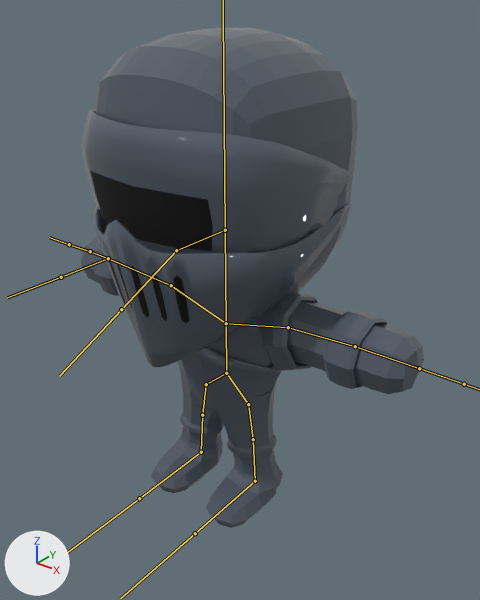
The FBX model Assets/FBX/Player/KnightDungeonCrawler.fbx: old version first, new version second.
Rendered twice from a 50 mm camera at (1.107, -1.32, 1.496) aimed at (0.057, -0.007, 0.682). Arrows for +X, +Y and +Z are at lower left; the lights stay in place. The bones that bend it are drawn over the model as lines.

Names of what the first picture shows: 'Armor', 'Body'.
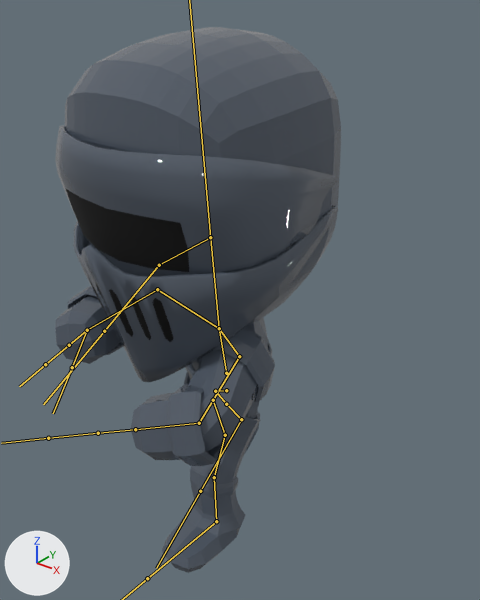
The newer file adds an action. The first version stands in its rest pose; the second is drawn at frame 30 of the action 'Block'.

Where the change shows, as pixel boxes (x1, y1, x2, y2) in the pictures (480 x 600 px):
'Armor', posed (17% narrower, 9% taller)
    before: (80, 28, 424, 491)
    after: (55, 27, 341, 533)
'Body', posed
    before: (151, 432, 278, 528)
    after: (162, 365, 260, 573)
bone 'Bone', root to tip
    before: (226, 373) to (226, 323)
    after: (226, 373) to (219, 328)
bone 'Bone.001', root to tip
    before: (226, 323) to (225, 230)
    after: (219, 328) to (210, 237)
bone 'Bone.006.L', root to tip
    before: (288, 327) to (355, 346)
    after: (239, 356) to (199, 423)
bone 'Bone.007.L', root to tip
    before: (355, 346) to (419, 368)
    after: (199, 423) to (135, 429)
bone 'Bone.005.R', root to tip
    before: (226, 323) to (171, 285)
    after: (219, 328) to (157, 289)
bone 'Bone.006.R', root to tip
    before: (171, 285) to (108, 258)
    after: (157, 289) to (87, 330)
bone 'Bone.007.R', root to tip
    before: (108, 258) to (90, 251)
    after: (87, 330) to (69, 345)
bone 'Bone.009.L', root to tip
    before: (226, 373) to (248, 404)
    after: (213, 400) to (225, 435)
bone 'Bone.011.L', root to tip
    before: (253, 439) to (255, 481)
    after: (214, 477) to (216, 521)
bone 'Bone.009.R', root to tip
    before: (226, 373) to (206, 384)
    after: (226, 390) to (215, 391)

The edits, one by one:
Bone 'Bone' (bone_bone) turns from (0, 0, 0) to (13, -33, -7) degrees about its own x, y and z.
Bone 'Bone.001' (bone_bone_001) turns from (0, 0, 0) to (-5, 33, 0) degrees about its own x, y and z.
Bone 'Bone.006.L' (bone_bone_006_l) turns from (0, 0, 0) to (49, 12, -15) degrees about its own x, y and z.
Bone 'Bone.007.L' (bone_bone_007_l) turns from (0, 0, 0) to (66, -8, -26) degrees about its own x, y and z.
Bone 'Bone.005.R' (bone_bone_005_r) turns from (0, 0, 0) to (37, 13, 0) degrees about its own x, y and z.
Bone 'Bone.005.R' (bone_bone_005_r) is rescaled from (1.0, 1.0, 1.0) to (1.01, 1.01, 1.0).
Bone 'Bone.006.R' (bone_bone_006_r) turns from (0, 0, 0) to (97, -2, 112) degrees about its own x, y and z.
Bone 'Bone.007.R' (bone_bone_007_r) turns from (0, 0, 0) to (0, 0, 15) degrees about its own x, y and z.
Bone 'Bone.009.L' (bone_bone_009_l) moves from (0.0, 0.0, 0.0) to (0.39, 0.25, -0.28).
Bone 'Bone.009.L' (bone_bone_009_l) turns from (0, 0, 0) to (6, -26, -26) degrees about its own x, y and z.
Bone 'Bone.011.L' (bone_bone_011_l) turns from (0, 0, 0) to (1, 2, 33) degrees about its own x, y and z.
Bone 'Bone.009.R' (bone_bone_009_r) moves from (0.0, 0.0, 0.0) to (0.0, 0.25, -0.28).
Bone 'Bone.009.R' (bone_bone_009_r) turns from (0, 0, 0) to (7, -27, -27) degrees about its own x, y and z.
